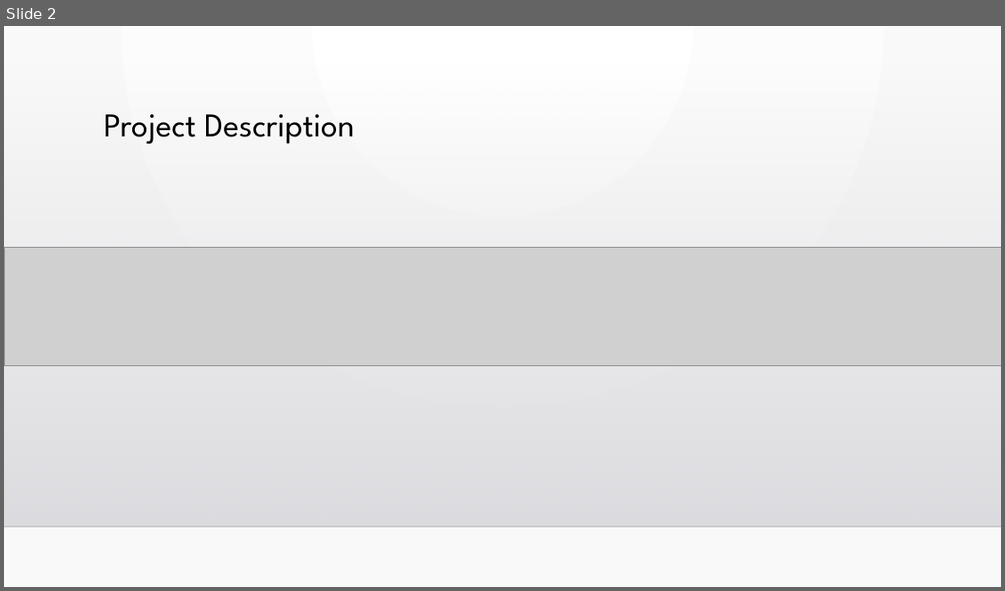
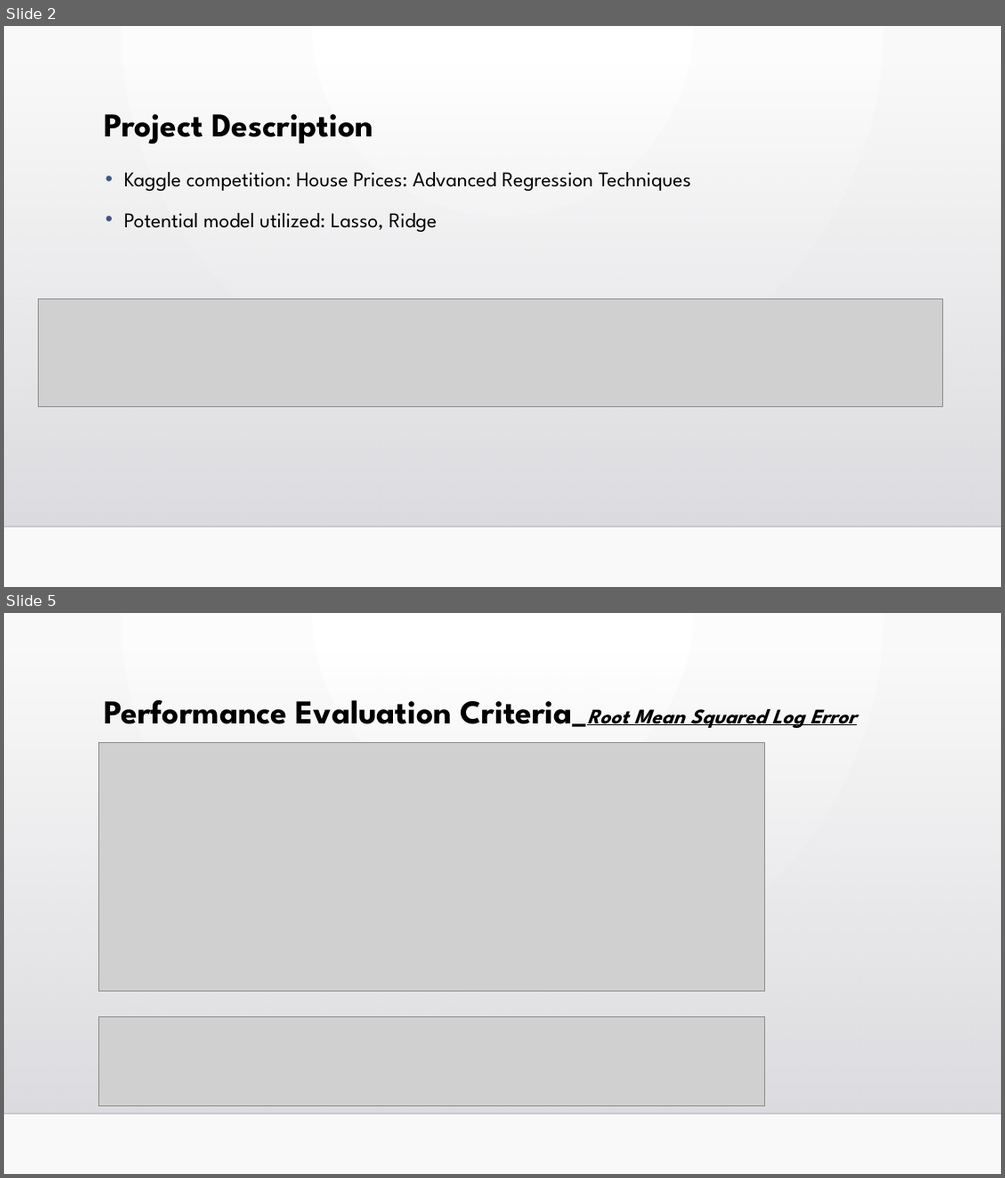
Before and after one commit to MarkJINi37/QF624-Machine-Learning, a slide deck: Proposal/Proposal.pptx. Shown one above the other, each under a label of ours: slide 2 before the commit, slides 2 and 5 after it; the slides between them are not shown. The pictures are 1005x591 and 1005x1178 pixels, drawn with LibreOffice and Linux fonts; fonts in the diff are those of the drawing; grey boxes stand for pictures; background and template pictures are left out. Boxes give left, top, right and bottom in pixels: in the first picture for what was removed or moved away, otherwise in the second. Text is boxed around its words. In the diff, an @@ line names an element or a change of style, - is before the commit and + after.

```diff
--- a/Proposal/Proposal.pptx
+++ b/Proposal/Proposal.pptx
@@ slide 5 added at [4,613,1001,1174], background gradient #FFFFFF to #FAFAFA; not listed: 2 template elements that a slide beside it also shows @@
@@ title added at [104,700,857,728], 32 pt, text #000000, bold @@
+Performance Evaluation Criteria_Root Mean Squared Log Error
@@ picture added at [99,742,765,990] @@
@@ picture added at [99,1017,765,1106] @@
@@ slide 2 changed as well @@
@@ title "Project Description" at [104,114,373,144]: bold on @@
@@ text added at [124,172,691,232], 20 pt, text #000000 @@
+• Kaggle competition: House Prices: Advanced Regression Techniques
+• Potential model utilized: Lasso, Ridge
@@ picture: place and size @@
-picture at [4,248,1001,365]
+picture at [39,299,943,406]
```
Also in this commit, not shown: 1 other slide changed, 4 other slides added, 3 slides removed.
